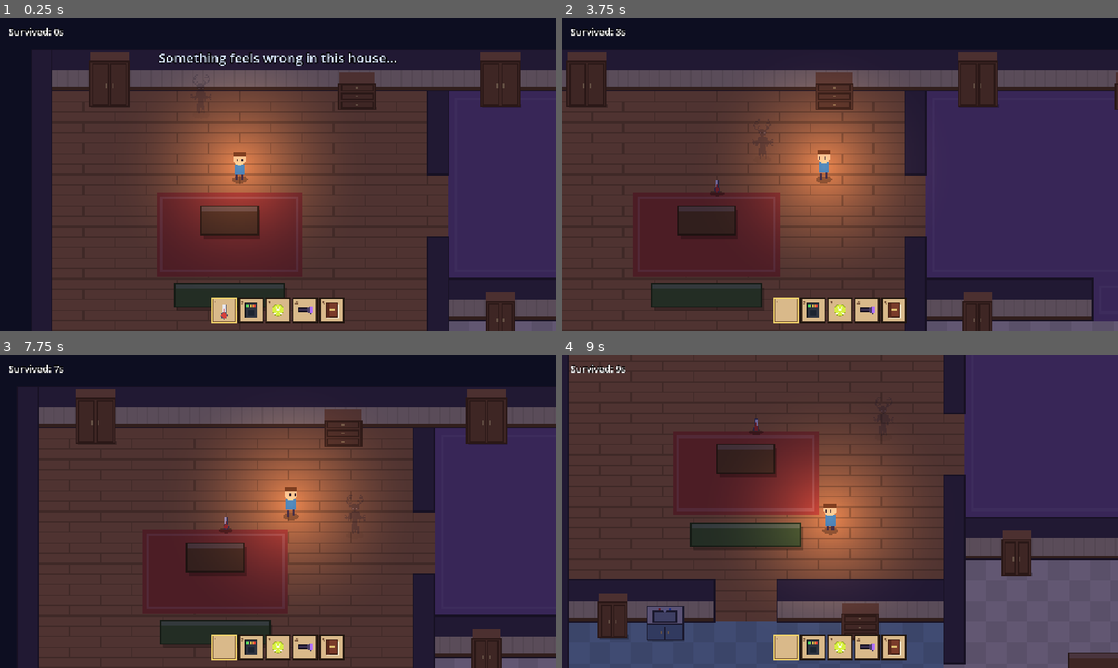
Above: before the commit, frames 1-4 (two rows, left to right).
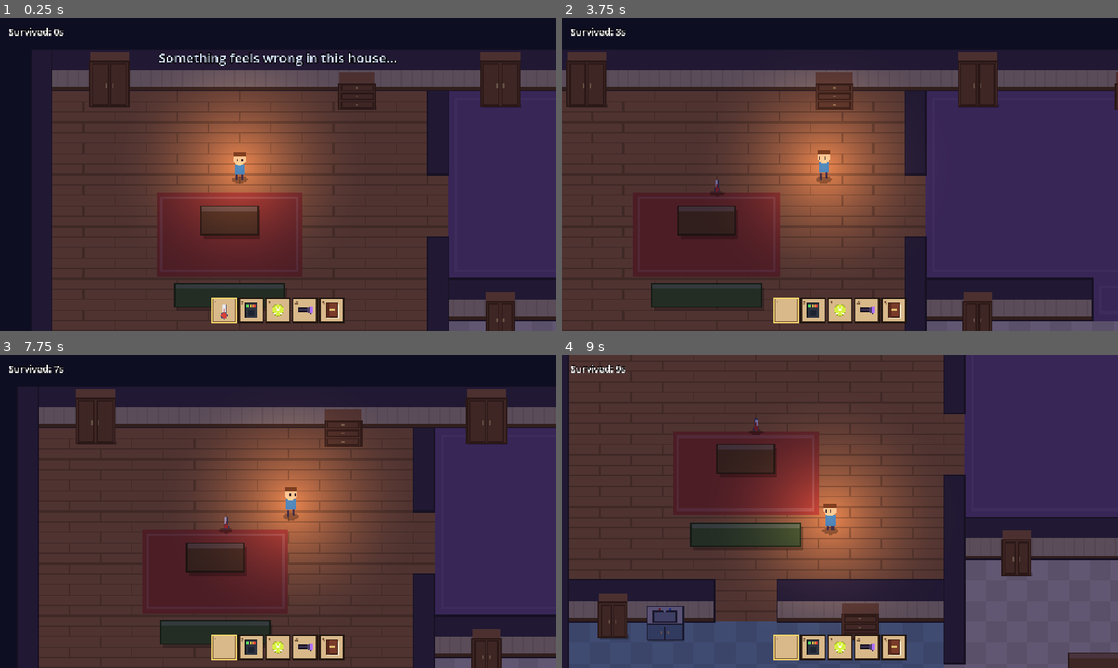
Above: after the commit, the same moments.

Repository: CaraHamilton/ghosthunt
Game: Godot game, scene res://scenes/main.tscn
Two runs of this game, one before a commit and one after it. Both use one fixed random seed, a clock stepped at 60 frames per second and the inputs below.
Inputs (mouse positions are in pixels of both pictures, inside the frame that each line leads up to):
- Up to frame 1 (0.25 s): no input
- Up to frame 2 (3.75 s): tap Enter at 0.5 s; move the mouse to (962, 158) at 0.52 s; hold D (move_right) 0.53-1.28 s; hold Q (drop_item) 0.53-1.28 s; move the mouse to (728, 190) at 1.27 s; hold S (move_down) 1.28-2.03 s; tap E (interact) at 1.35 s; move the mouse to (895, 105) at 2.02 s; hold D (move_right) 2.03-2.78 s; hold Mouse wheel down (next_tool) 2.03-2.78 s; move the mouse to (812, 237) at 2.77 s; hold W (move_up) 2.78-3.53 s; tap Mouse wheel up (prev_tool) at 2.85 s; move the mouse to (1006, 221) at 3.52 s; hold A (move_left) from 3.53 s (still down); hold Shift (run) from 3.53 s (still down)
- Up to frame 3 (7.75 s): move the mouse to (111, 464) at 4.27 s; release Shift (run) at 4.28 s; tap F (use_tool) at 4.35 s; move the mouse to (305, 511) at 5.02 s; release A (move_left) at 5.03 s; hold S (move_down) 5.03-5.78 s; hold Q (drop_item) 5.03-5.78 s; move the mouse to (194, 433) at 5.77 s; hold D (move_right) 5.78-6.53 s; tap E (interact) at 5.85 s; move the mouse to (400, 495) at 6.52 s; hold W (move_up) 6.53-7.28 s; hold Mouse wheel down (next_tool) 6.53-7.28 s; move the mouse to (166, 527) at 7.27 s; hold D (move_right) from 7.28 s (still down); tap Mouse wheel up (prev_tool) at 7.35 s
- Up to frame 4 (9 s): move the mouse to (895, 442) at 8.02 s; release D (move_right) at 8.03 s; hold S (move_down) 8.03-8.78 s; hold Shift (run) 8.03-8.78 s; move the mouse to (812, 574) at 8.77 s; hold A (move_left) from 8.78 s (still down); tap F (use_tool) at 8.85 s

The runs differ from the first frame. In frame 1, less than 0.1% of the frame differs, in the area x 35-37%, y 22-31%; in frame 2, less than 0.1%; in frame 3, less than 0.1%, in the area x 62-65%, y 44-58%; in frame 4, less than 0.1%.

Commit message:
autoplay ghost animation

Diff:
--- a/scenes/ghost.tscn
+++ b/scenes/ghost.tscn
@@ -54,3 +54,4 @@
 position = Vector2(0, -16)
 sprite_frames = SubResource("SpriteFrames_74kp6")
 animation = &"float"
+autoplay = "float"
--- a/scenes/main.tscn
+++ b/scenes/main.tscn
@@ -11,7 +11,6 @@
 
 [node name="Main" type="Node2D" unique_id=18073823]
 script = ExtResource("1_game")
-debug_show_ghost = true
 
 [node name="House" type="Node2D" parent="." unique_id=1919625698]
 script = ExtResource("2_house")
